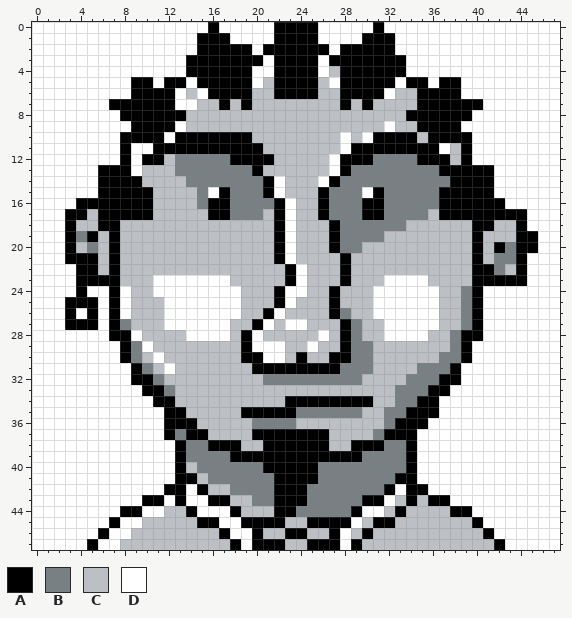
One commit to this pixel-art sprite: Assets/Data/Images/Portraits/Zip/B.png. The picture above was drawn from the file before the commit.
The file is 48x48 pixels.
Palette (. is transparent): A #000000  B #788084  C #bcc0c4  D #ffffff
Pixels before, first column x 0:
 0 DDDDDDDDDDDDDDDDADDDDDAAAADDDDDADDDDDDDDDDDDDDDD
 1 DDDDDDDDDDDDDDDAAADDDDAAAADDDDAAADDDDDDDDDDDDDDD
 2 DDDDDDDDDDDDDDDAAAAADAAAAAADAAAAADDDDDDDDDDDDDDD
 3 DDDDDDDDDDDDDDAAAAAAADAAAADAAAAAAADDDDDDDDDDDDDD
 4 DDDDDDDDDDDDDDAAAAAADDAAAADCAAAAAADDDDDDDDDDDDDD
 5 DDDDDDDDDAADAADAAAAADCAAAACDAAAAADAADAADDDDDDDDD
 6 DDDDDDDDDAAAADCDAAAACCAAAACCAAAADCCAAAADDDDDDDDD
 7 DDDDDDDAAAAAADDCCACACCCCCCCCACACCCCAAAAAADDDDDDD
 8 DDDDDDDDAAAAAACCCCCCCCCCCCCCCCCCCCAAAAAADDDDDDDD
 9 DDDDDDDDDAAAADCCCCCCCCCCCCCCCCCCDCCAAAADDDDDDDDD
10 DDDDDDDDAAAADAAAAAAACCCCCCCCDCDAAAACAAAADDDDDDDD
11 DDDDDDDDADDAAAAAAAAAACCCCCCCDAAAAAAAADCADDDDDDDD
12 DDDDDDDDADAACBBBBBAAAACCCCCDAAABBBBAAACADDDDDDDD
13 DDDDDDAAADCCCBBBBBBBACCCCCCDABBBBBBBBAAAAADDDDDD
14 DDDDDDAAAACCCCBBBBBBBADCCCDABBBBBBBBBBAAAADDDDDD
15 DDDDDDAAAAACCCCBDABBBADCCCABBBDABBBBBAAAAADDDDDD
16 DDDDAAAAAAACCCCBAABBBBADCCABBBAABBBBBAAAAAADDDDD
17 DDDAACAAAAACCCCCAABBBCADCCABBBAABBBBCAAAAAAAADDD
18 DDDACCAACCCCCCCCCCCCCCADCCCABBBBBBCCCCCCAACCADDD
19 DDDABACACCCCCCCCCCCCCCADCCCABBBBCCCCCCCCACCCAADD
20 DDDACBCACCCCCCCCCCCCCCADCCCABBCCCCCCCCCCACABAADD
21 DDDAAACACCCCCCCCCCCCCCADCCCCACCCCCCCCCCCACBBADDD
22 DDDDAACACCCCCCCCCCCCCCCADCCCACCCCCCCCCCCAABCADDD
23 DDDDAAAACCCDDDDDDDCCCCCADCCCACCCDDDDCCCCAAAAADDD
24 DDDDADDADCCDDDDDDDDCCCADDCCACCCDDDDDDCCBADDDDDDD
25 DDDAAADADCCCDDDDDDDCCCADCCCACCCDDDDDDCCBADDDDDDD
26 DDDADADADCCCDDDDDDDCCADCCCCABCCDDDDDDCCBADDDDDDD
27 DDDAAADABCCCDDDDDDCCADCDDCCCABCCDDDDDCCBADDDDDDD
28 DDDDDDDAADCCCCDDDDCADCCCCCDCABCCDDDDCCBAADDDDDDD
29 DDDDDDDDABDCCCCCCCCADDDCCDCCABBCCCCCCCBADDDDDDDD
30 DDDDDDDDABCDCCCCCCCAADDCACCAABBCCCCCCBBADDDDDDDD
31 DDDDDDDDDABCDCCCCCCCAAAAAAAABBBCCCCBBBADDDDDDDDD
32 DDDDDDDDDAABCCCCCCCCCBBBBBBBBBCCCCBBBAADDDDDDDDD
33 DDDDDDDDDDAABCCCCCCCCCCCCCCCCCCCCBBBAADDDDDDDDDD
34 DDDDDDDDDDDAACCCCCCCCCCAAAAAAAACCBBAADDDDDDDDDDD
35 DDDDDDDDDDDDAACCCCCAAAAABBBBBBCCBBAAADDDDDDDDDDD
36 DDDDDDDDDDDDAAACCCCCBBBBCCCCCCCCBAAADDDDDDDDDDDD
37 DDDDDDDDDDDDABAACCCCAAAAAAACCCCBAAADDDDDDDDDDDDD
38 DDDDDDDDDDDDDABBAAACCAAAAAACCAAABBADDDDDDDDDDDDD
39 DDDDDDDDDDDDDABBBBAAAAAAAAAAAABBBBADDDDDDDDDDDDD
40 DDDDDDDDDDDDDACBBBBBBAAAAABBBBBBBBADDDDDDDDDDDDD
41 DDDDDDDDDDDDDAACBBBBBBAAAABBBBBBBAADDDDDDDDDDDDD
42 DDDDDDDDDDDDAADACCBBBBAAABBBBBBBADAADDDDDDDDDDDD
43 DDDDDDDDDDAADADDAACCBBAAABBBBBAADCACAADDDDDDDDDD
44 DDDDDDDDAADDCCADDDACCCAABBBBBADDCACCCCAADDDDDDDD
45 DDDDDDDADDCCCCCAADDAAAACCAAAADCAACCCCCCCADDDDDDD
46 DDDDDDADDCCCCCCCCADDACCAACCADCACCCCCCCCCCADDDDDD
47 DDDDDADDCCCCCCCCCCADAAACCAAADACCCCCCCCCCCCADDDDD
New version:
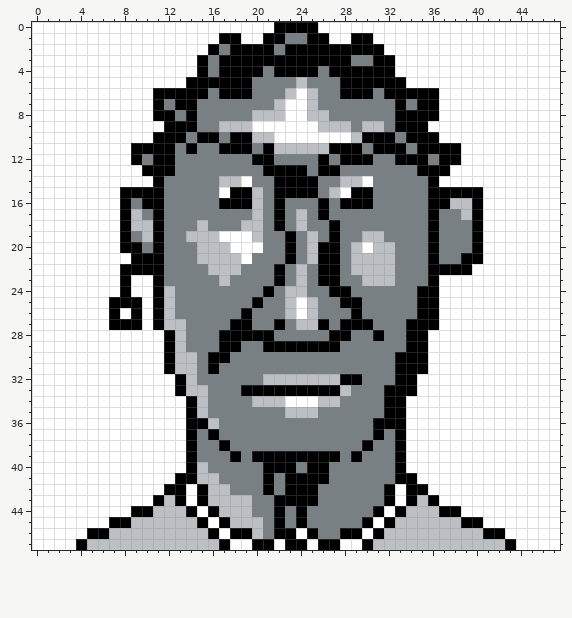
Message: Updated Zip's portrait To match the trailer one
Diff:
y 0: x 16 A -> D; x 31 A -> D
y 1: x 15..16 AA -> DD; x 18 D -> A; x 21 D -> A; x 23..24 AA -> BB; x 26 D -> A; x 29 D -> A; x 31..32 AA -> DD
y 2: x 15 A -> D; x 17 A -> B; x 20 D -> A; x 22 A -> B; x 27 D -> A; x 32 A -> D
y 3: x 14 A -> D; x 16 A -> B; x 21 D -> A; x 26 D -> A; x 29..30 AA -> BB; x 33 A -> D
y 4: x 14 A -> D; x 16 A -> B; x 20..21 DD -> AB; x 26..27 DC -> BA; x 33 A -> D
y 5: x 9..10 AA -> DD; x 12..14 AAD -> DDA; x 20..27 DCAAAACD -> BBBBCBBB; x 33..35 DAA -> ADD; x 37..38 AA -> DD
y 6: x 9..10 AA -> DD; x 13..16 DCDA -> AAAB; x 20..27 CCAAAACC -> BBBCDCBB; x 31..34 ADCC -> BAAA; x 37..38 AA -> DD
y 7: x 7..10 AAAA -> DDDD; x 12..21 ADDCCACACC -> BAABBBBBBB; x 23..24 CC -> DD; x 26..34 CCACACCCC -> BBBBBBBAB; x 37..40 AAAA -> DDDD
y 8: x 8..10 AAA -> DDD; x 13..19 ACCCCCC -> BABBBBB; x 23..24 CC -> DD; x 27..33 CCCCCCC -> BBBBBBA; x 37..39 AAA -> DDD
y 9: x 9..11 AAA -> DDD; x 13..16 DCCC -> AABB; x 20..25 CCCCCC -> DDDDDD; x 29 C -> B; x 32..34 DCC -> BAA; x 36..38 AAA -> DDD
y 10: x 8..10 AAA -> DDD; x 12 D -> A; x 14 A -> B; x 17 A -> B; x 22..27 CCCCCC -> DDDDDD; x 30 D -> A; x 33 A -> B; x 35 C -> A; x 37..39 AAA -> DDD
y 11: x 8..10 ADD -> DAA; x 13 A -> B; x 15..16 AA -> BB; x 20..21 AC -> BA; x 27..28 CD -> AA; x 30 A -> B; x 34 A -> B; x 37..39 DCA -> AAD
y 12: x 8..10 ADA -> DAB; x 12 C -> A; x 18..19 AA -> BB; x 22..27 CCCCCD -> BBBBAB; x 33..34 BB -> AA; x 36 A -> B; x 38..39 CA -> AD
y 13: x 6..8 AAA -> DDD; x 10..12 CCC -> AAA; x 20..28 ACCCCCCDA -> BAAAABAAB; x 35..36 BB -> AA; x 38..41 AAAA -> DDDD
y 14: x 6..13 AAAACCCC -> DDDDDABB; x 17..19 BBB -> CCD; x 21..30 ADCCCDABBB -> BAAAABBCCD; x 36..41 BBAAAA -> ADDDDD
y 15: x 6..7 AA -> DD; x 11..14 CCCC -> ABBB; x 16..31 DABBBADCCCABBBDA -> BDAACBAAAABCDAAB; x 36 B -> A; x 41 A -> D
y 16: x 4..7 AAAA -> DDDD; x 9 A -> B; x 11..14 CCCC -> ABBB; x 16 A -> B; x 18..20 BBB -> AAC; x 23..25 DCC -> BBB; x 28..29 BB -> AA; x 31 A -> B; x 36 B -> A; x 38..39 AA -> CC; x 41..42 AA -> DD
y 17: x 3..7 AACAA -> DDDDD; x 9..17 AACCCCCAA -> CBABBBBBB; x 20..21 BC -> CB; x 23 D -> B; x 25 C -> B; x 30..31 AA -> BB; x 36..39 CAAA -> ABBC; x 41..44 AAAA -> DDDD
y 18: x 3..8 ACCAAC -> DDDDDA; x 11..14 CCCC -> ABBB; x 16..18 CCC -> BBB; x 21 C -> B; x 23 D -> B; x 25..26 CC -> BB; x 34..39 CCCCCC -> BBABBB; x 41..44 ACCA -> DDDD
y 19: x 3..9 ABACACC -> DDDDDAB; x 11..13 CCC -> ABB; x 17..19 CCC -> DDD; x 21..24 CADC -> BBAB; x 26 C -> B; x 30..39 BBCCCCCCCC -> CCBBBBABBB; x 41..45 CCCAA -> DDDDD
y 20: x 3..14 ACBCACCCCCCC -> DDDDDAABABBB; x 18..24 CCCCADC -> DDDBBAB; x 26 C -> A; x 29..30 BC -> CD; x 33..39 CCCCCCC -> BBBABBB; x 41..45 CABAA -> DDDDD
y 21: x 3..14 AAACACCCCCCC -> DDDDDDAAABBB; x 19..24 CCCADC -> DBBBAB; x 26..28 CCA -> AAB; x 33..39 CCCCCCC -> BBBABBA; x 41..44 CBBA -> DDDD
y 22: x 4..15 AACACCCCCCCC -> DDDDAAAABBBB; x 19..28 CCCCADCCCA -> BBBABCBAAB; x 33..44 CCCCCCCAABCA -> BBBAAAADDDDD
y 23: x 4..29 AAAACCCDDDDDDDCCCCCADCCCAC -> DDDDADDABBBBBCBBBBABCBAABB; x 32..44 DDDDCCCCAAAAA -> CBBBADDDDDDDD
y 24: x 4 A -> D; x 7..26 ADCCDDDDDDDDCCCADDCC -> DADDACBBBBBBBBABCCBB; x 28..40 CCCDDDDDDCCBA -> ABBBBBBAADDDD
y 25: x 3..5 AAA -> DDD; x 8..24 DCCCDDDDDDDCCCADC -> AADACBBBBBBBABBCD; x 26..40 CACCCDDDDDDCCBA -> BBAABBBBBAADDDD
y 26: x 3 A -> D; x 5 A -> D; x 9..22 CCCDDDDDDDCCAD -> ADACBBBBBBABBB; x 24 C -> D; x 26..27 CA -> BB; x 29..40 CCDDDDDDCCBA -> ABBBBBAADDDD
y 27: x 3..5 AAA -> DDD; x 8..24 BCCCDDDDDDCCADCDD -> AADACCBBBBAABBABC; x 26..27 CC -> AB; x 29..40 BCCDDDDDCCBA -> AABBBAAADDDD
y 28: x 7..8 AA -> DD; x 10..12 CCC -> DDA; x 14..18 DDDDC -> BBBAA; x 20..27 DCCCCCDC -> AABBBBBA; x 30..40 CCDDDDCCBAA -> BABBAADDDDD
y 29: x 8..9 AB -> DD; x 11..12 CC -> DA; x 14..28 CCCCCADDDCCDCCA -> BBBAABBAAAAAAAB; x 31..39 CCCCCCCBA -> BBBAADDDD
y 30: x 8..10 ABC -> DDD; x 12 C -> A; x 15..28 CCCCAADDCACCAA -> BAABBBBBBBBBBB; x 31..39 CCCCCCBBA -> BBAAADDDD
y 31: x 9..12 ABCD -> DDDA; x 15..27 CCCCCAAAAAAAA -> BABBBBBBBBBBB; x 31..38 CCCCBBBA -> BBAAADDD
y 32: x 9..13 AABCC -> DDDDA; x 15..38 CCCCCCBBBBBBBBBCCCCBBBAA -> BBBBBBCCCCCCCAABBBAADDDD
y 33: x 10..13 AABC -> DDDA; x 16..27 CCCCCCCCCCCC -> BBBAAAAAAAAA; x 29..37 CCCCBBBAA -> BBBAAADDD
y 34: x 11..14 AACC -> DDDA; x 16..19 CCCC -> BBBB; x 23..36 AAAAAAAACCBBAA -> DDDCCBBBBAADDD
y 35: x 12..14 AAC -> DDA; x 16..25 CCCAAAAABB -> BBBBBBBCCC; x 30..36 CCBBAAA -> BBAADDD
y 36: x 12..13 AA -> DD; x 15 C -> A; x 17..19 CCC -> BBB; x 24..32 CCCCCCCCB -> BBBBBBBAA; x 34..35 AA -> DD
y 37: x 12..13 AB -> DD; x 15..32 ACCCCAAAAAAACCCCBA -> BABBBBBBBBBBBBBBAB; x 34 A -> D
y 38: x 13..14 AB -> DA; x 16 A -> B; x 18..29 ACCAAAAAACCA -> BBBBBBBBBBBB; x 31 A -> B; x 33..34 BA -> AD
y 39: x 13..14 AB -> DA; x 19 A -> B; x 28 A -> B; x 33..34 BA -> AD
y 40: x 13..15 ACB -> DAC; x 24 A -> B; x 26 B -> A; x 33..34 BA -> AD
y 41: x 16 B -> C; x 21..22 BA -> AB; x 26 B -> A
y 42: x 21..22 BA -> AB; x 25 B -> A
y 43: x 10 A -> D; x 12 D -> C; x 15..17 DAA -> ACC; x 25 B -> A; x 30..33 AADC -> BBAD; x 37 A -> D
y 44: x 8 A -> D; x 10..11 DD -> AC; x 16..18 DDA -> ACC; x 20..21 CC -> BB; x 23..24 AB -> BA; x 29..32 ADDC -> BBAD; x 37 C -> A; x 39 A -> D
y 45: x 8..9 DD -> AC; x 16..21 ADDAAA -> DACCCB; x 23..31 CCAAAADCA -> BABBBBBAD; x 39 C -> A
y 46: x 5 D -> A; x 7..8 DD -> CC; x 16..22 CADDACC -> ADAACBA; x 24..31 ACCADCAC -> DABBAADA; x 42 D -> A
y 47: x 4..7 DADD -> ACCC; x 17..18 CA -> AD; x 22..25 ACCA -> DAAD; x 29..30 AC -> DA; x 42..43 AD -> CA
Where, in picture pixels (left, top, right, bottom), the same in both pictures:
changed: (65, 22, 538, 550)
